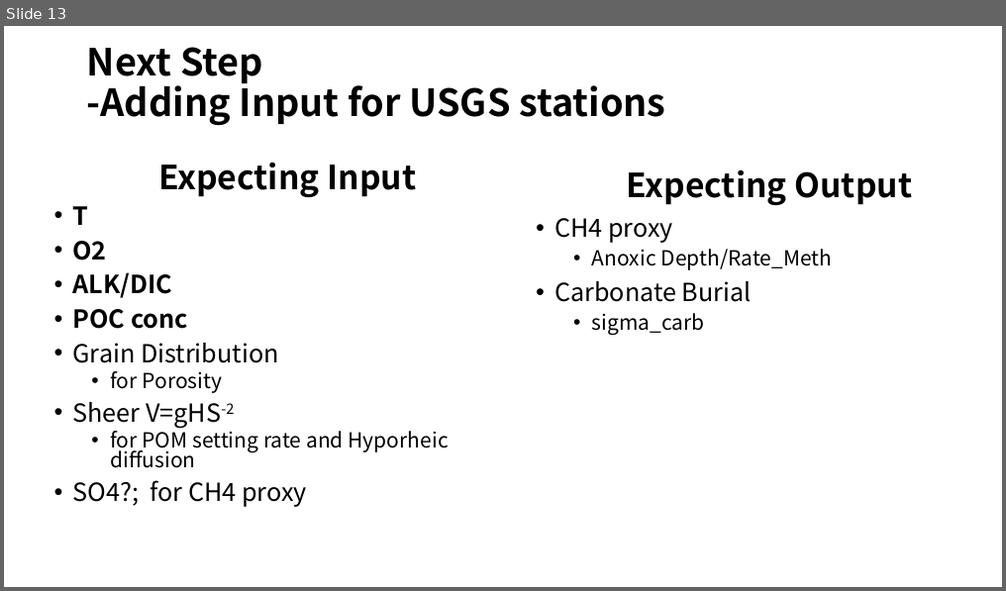
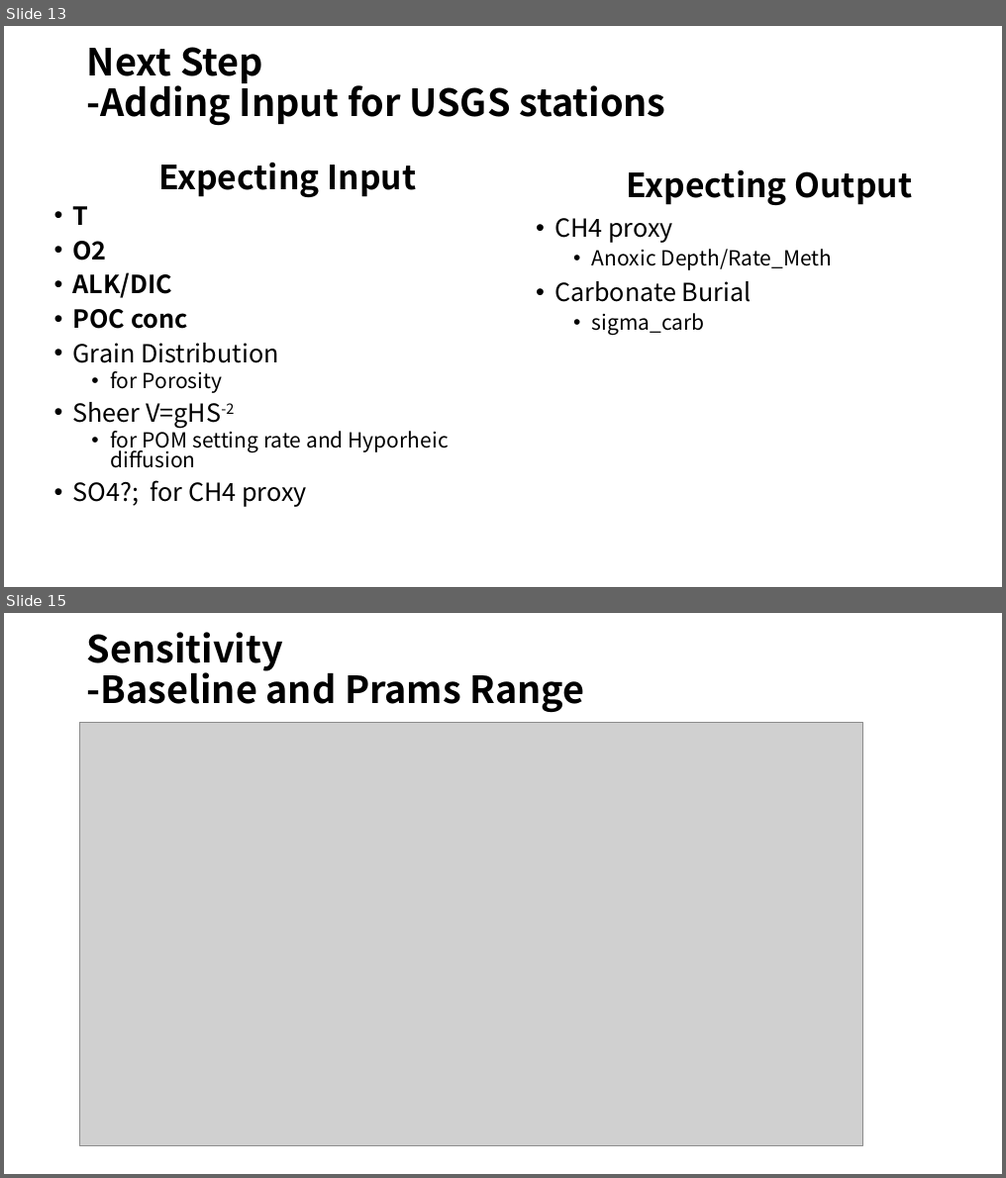
Before and after one commit to AlexLiuxy/1-D-River-Sediment-Model, a slide deck: River Sediment Modeling.pptx. Shown one above the other, each under a label of ours: slide 13 before the commit, slides 13 and 15 after it; the slides between them are not shown. The pictures are 1006x591 and 1006x1178 pixels, drawn with LibreOffice and Linux fonts; fonts in the diff are those of the drawing; grey boxes stand for pictures. Boxes give left, top, right and bottom in pixels: in the first picture for what was removed or moved away, otherwise in the second. Text is boxed around its words. In the diff, an @@ line names an element or a change of style, - is before the commit and + after.

```diff
--- a/River Sediment Modeling.pptx
+++ b/River Sediment Modeling.pptx
@@ slide 15 added at (4, 613, 1002, 1174), background #FFFFFF @@
@@ title added at (87, 632, 585, 713), 36 pt, text #000000, bold @@
+Sensitivity
+-Baseline and Prams Range
@@ picture added at (79, 722, 863, 1147) @@
```
Also in this commit, not shown: 3 other slides added, 2 other files.
